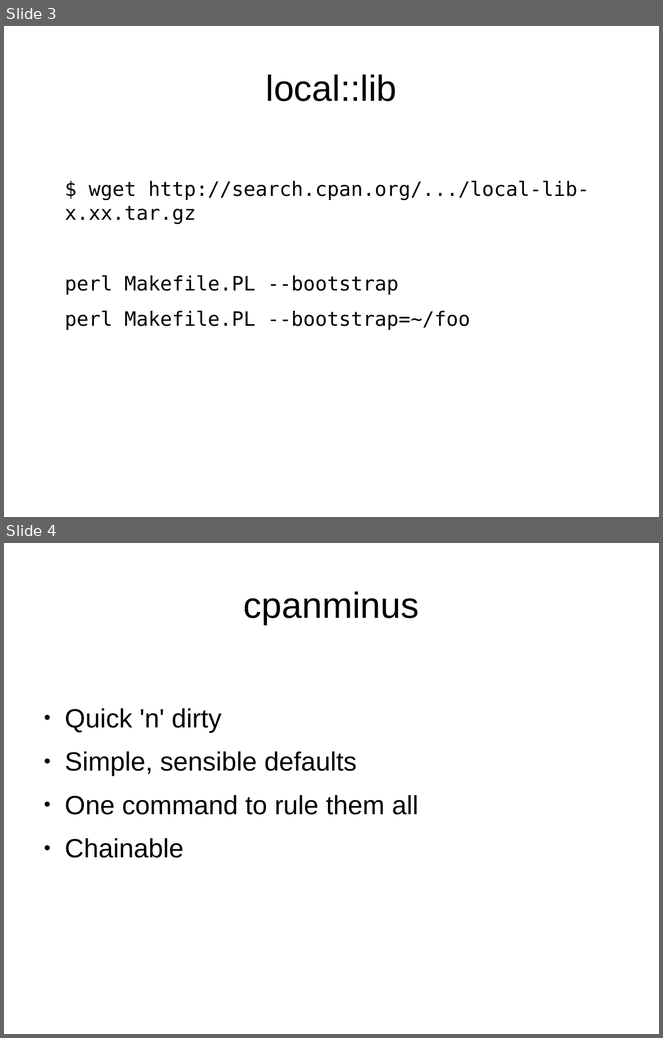
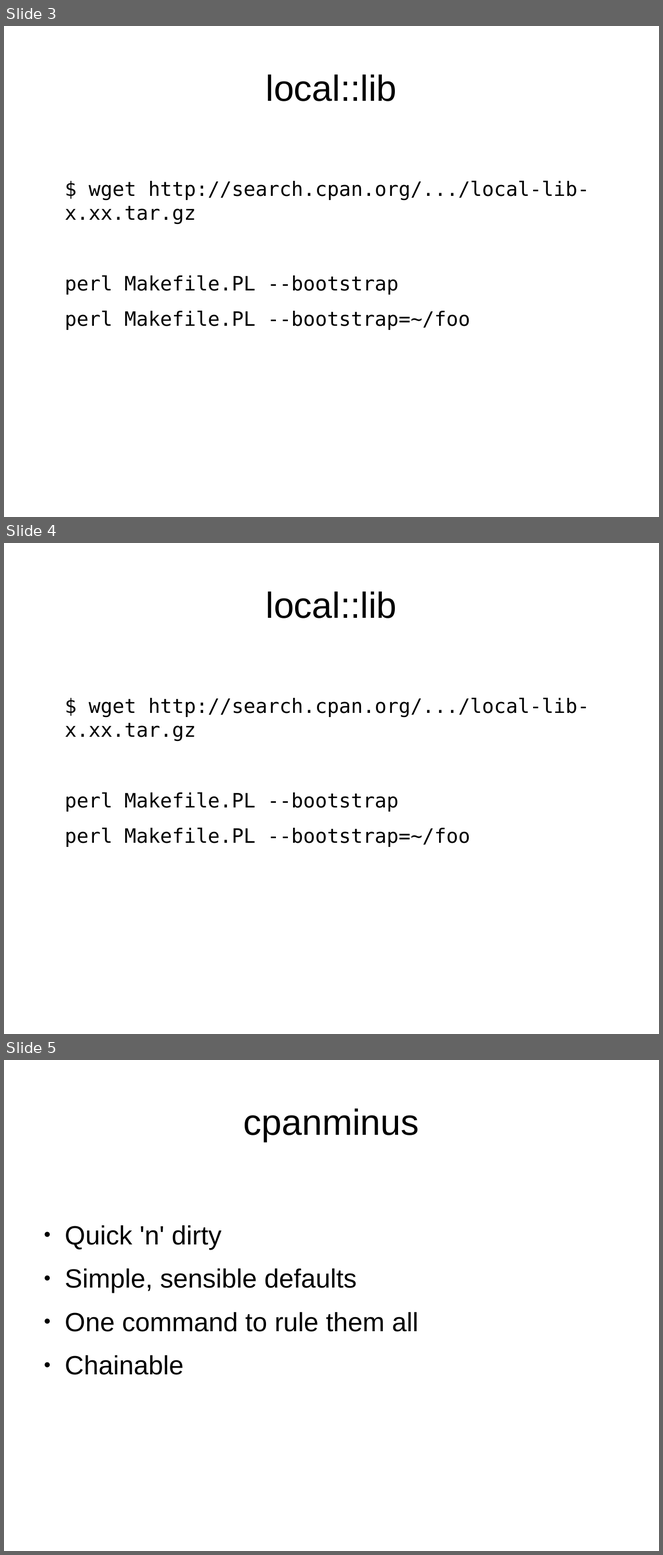
Before and after one commit to erezschatz/Presentation, a slide deck: tools.odp. Shown one above the other, each under a label of ours: slides 3 and 4 before the commit, slides 3, 4 and 5 after it. The pictures are 663x1038 and 663x1555 pixels, drawn with LibreOffice and Linux fonts; fonts in the diff are those of the drawing. Boxes give left, top, right and bottom in pixels: in the first picture for what was removed or moved away, otherwise in the second. Text is boxed around its words. In the diff, an @@ line names an element or a change of style, - is before the commit and + after.

```diff
--- a/tools.odp
+++ b/tools.odp
@@ slide 4 added at <box>4,543,659,1034</box>, background #FFFFFF @@
@@ title added at <box>266,591,397,618</box>, 44 pt, text #000000 @@
+local::lib
@@ text added at <box>65,697,590,847</box>, 24 pt, text #000000 @@
+$ wget http://search.cpan.org/.../local-lib-x.xx.tar.gz
+perl Makefile.PL --bootstrap
+perl Makefile.PL --bootstrap=~/foo
@@ what was slide 4 is now slide 5 @@
```
Also in this commit, not shown: 2 slides changed.
